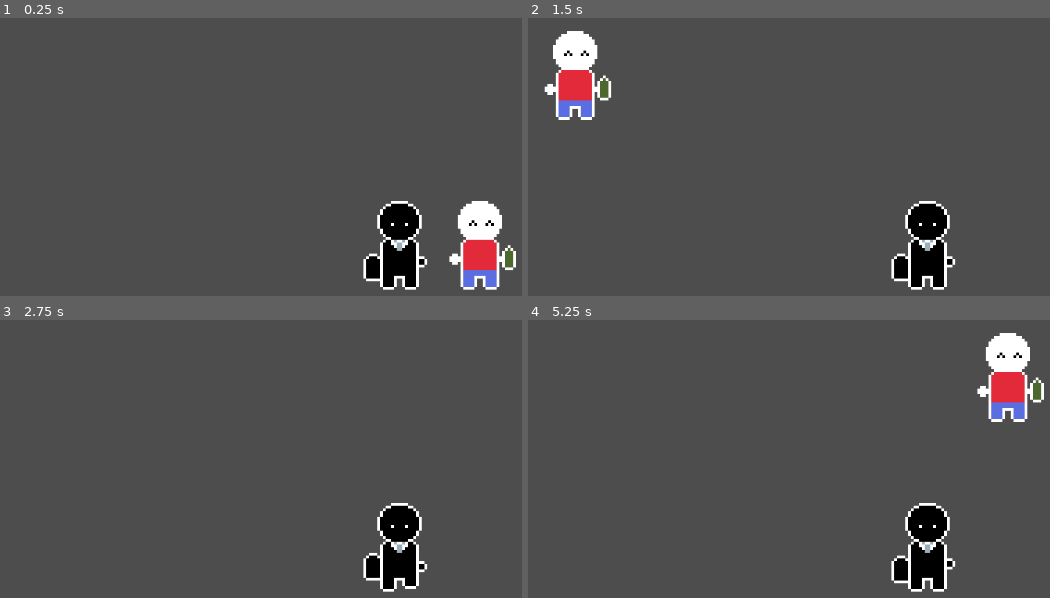
Above: before the commit, frames 1-4 (two rows, left to right).
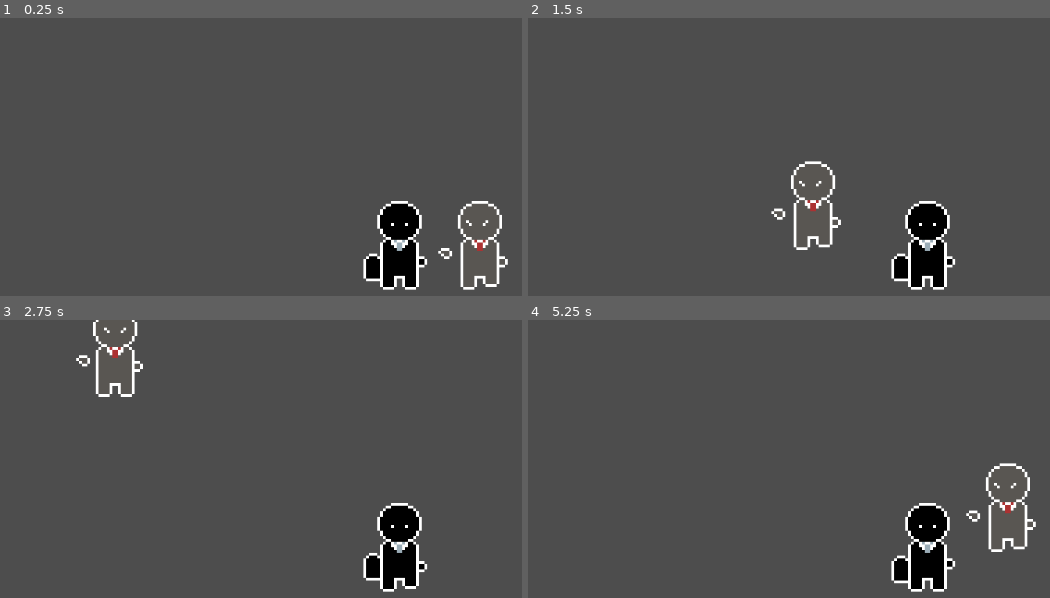
Above: after the commit, the same moments.

Repository: McGengar/Notabene
Game: Godot game, scene res://scenes/test.tscn
Same seed, same stepped clock (60 frames per second), same inputs: the game is played once before the commit and once after it. The project has no main scene, so this scene is started directly.
Inputs:
- Up to frame 1 (0.25 s): no input
- Up to frame 2 (1.5 s): tap Enter at 0.5 s; hold D (move_right) 0.53-1.28 s; tap Z (dash) at 0.6, 1.35 s; hold S (move_down) from 1.28 s (still down)
- Up to frame 3 (2.75 s): release S (move_down) at 2.03 s; hold D (move_right) from 2.03 s (still down); tap Z (dash) at 2.1 s
- Up to frame 4 (5.25 s): release D (move_right) at 2.78 s; hold W (move_up) 2.78-3.53 s; tap Z (dash) every 0.75 s from 2.85 to 5.1 s; hold Left (move_left) 3.53-5.03 s; hold S (move_down) from 5.03 s (still down)

The runs differ from the first frame. In frame 1, 2.2% of the frame differs, in the area x 83-99%, y 66-98%; in frame 2, 3.5%, in the area x 3-60%, y 4-84%; in frame 3, 0.7%; in frame 4, 3.4%.

Commit message:
boss added

Diff:
--- a/notabene/scenes/player.tscn
+++ b/notabene/scenes/player.tscn
@@ -73,7 +73,7 @@
 material = SubResource("ShaderMaterial_1nyfh")
 sprite_frames = SubResource("SpriteFrames_gkwyb")
 animation = &"walk"
-frame_progress = 0.287122
+frame_progress = 0.0360341
 
 [node name="CollisionShape2D" type="CollisionShape2D" parent="."]
 position = Vector2(0, 2)
--- a/notabene/scenes/test.tscn
+++ b/notabene/scenes/test.tscn
@@ -1,8 +1,8 @@
-[gd_scene load_steps=6 format=3 uid="uid://dsxwsrtwkj2u7"]
+[gd_scene load_steps=8 format=3 uid="uid://dsxwsrtwkj2u7"]
 
 [ext_resource type="PackedScene" uid="uid://btdsg11tmwjld" path="res://scenes/player.tscn" id="1_0cwaa"]
 [ext_resource type="Shader" path="res://shaders/outline.gdshader" id="1_fwft6"]
-[ext_resource type="Texture2D" uid="uid://b5w8a3crlixc4" path="res://art/files/happy_guy.png" id="2_0ahh6"]
+[ext_resource type="Texture2D" uid="uid://bq806djpuudc3" path="res://art/files/boss_sprite_sheet.png" id="2_0teaa"]
 
 [sub_resource type="ShaderMaterial" id="ShaderMaterial_ekyas"]
 shader = ExtResource("1_fwft6")
@@ -12,15 +12,26 @@
 shader_parameter/inside = false
 shader_parameter/add_margins = true
 
+[sub_resource type="AtlasTexture" id="AtlasTexture_dvu2d"]
+atlas = ExtResource("2_0teaa")
+region = Rect2(0, 0, 32, 32)
+
+[sub_resource type="AtlasTexture" id="AtlasTexture_uc4mo"]
+atlas = ExtResource("2_0teaa")
+region = Rect2(32, 0, 32, 32)
+
 [sub_resource type="SpriteFrames" id="SpriteFrames_1qcg8"]
 animations = [{
 "frames": [{
 "duration": 1.0,
-"texture": ExtResource("2_0ahh6")
+"texture": SubResource("AtlasTexture_dvu2d")
+}, {
+"duration": 1.0,
+"texture": SubResource("AtlasTexture_uc4mo")
 }],
 "loop": true,
 "name": &"default",
-"speed": 5.0
+"speed": 10.0
 }]
 
 [node name="test" type="Node2D"]
@@ -29,7 +40,9 @@
 material = SubResource("ShaderMaterial_ekyas")
 position = Vector2(29, 1)
 sprite_frames = SubResource("SpriteFrames_1qcg8")
+autoplay = "default"
+frame_progress = 0.818609
 
 [node name="RigidBody2D" parent="." instance=ExtResource("1_0cwaa")]
 position = Vector2(0, 1)
-movement_speed = 200.0
+movement_speed = 120.0
--- a/notabene/scripts/player_movement.gd
+++ b/notabene/scripts/player_movement.gd
@@ -19,5 +19,5 @@
 		$AnimatedSprite2D.animation = "stand"
 	apply_central_force(character_direction*movement_speed*1000*delta)
 
-	if Input.is_action_just_pressed("dash"):
-		apply_central_force(character_direction*dash_strength*1000*delta)
+	#if Input.is_action_just_pressed("dash"):
+	#	apply_central_force(character_direction*dash_strength*1000*delta)
Not shown, added: notabene/art/files/boss_sprite_sheet.png.import
